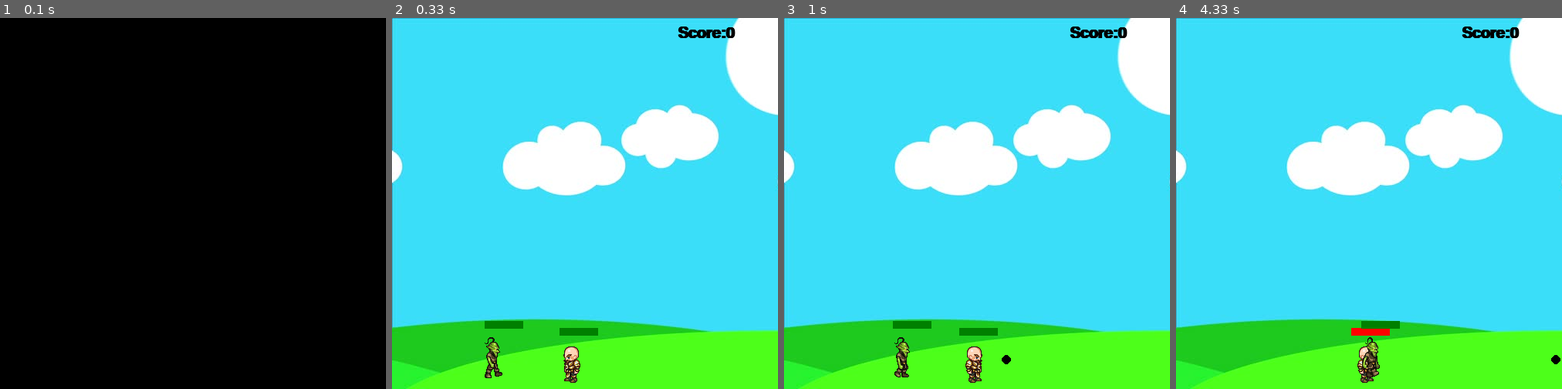
Above: before the commit, frames 1-4 (left to right).
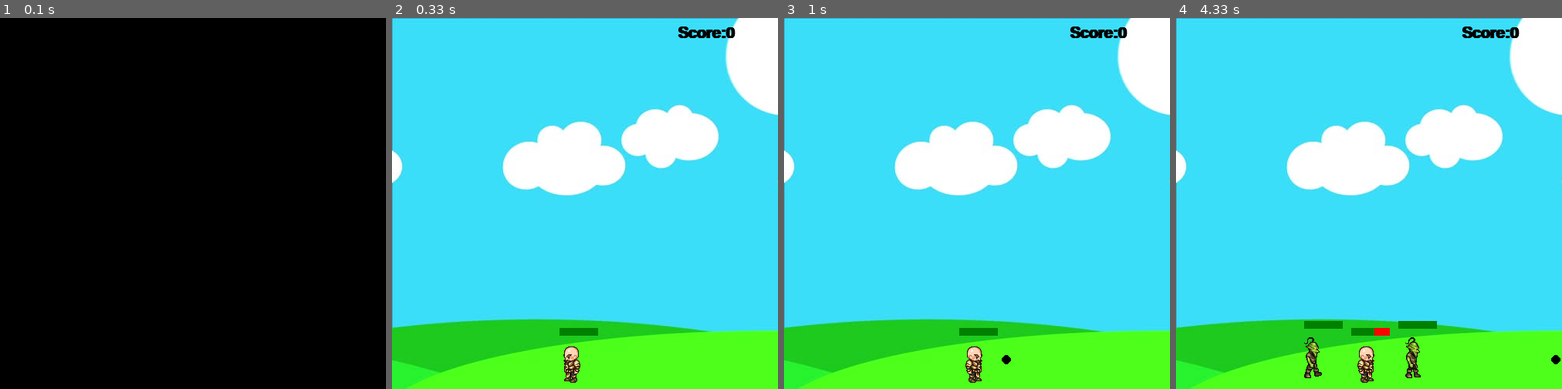
Above: after the commit, the same moments.

Repository: kk3397/pygame_firstgame
Game: pygame game, started from main.py
The game is run twice, just before and just after one commit, with the same random seed, the same clock (stepped at 60 frames per second) and the same inputs.
Inputs:
- Up to frame 1 (0.1 s): no input
- Up to frame 2 (0.33 s): no input
- Up to frame 3 (1 s): tap Space at 0.33, 0.73 s; hold Right from 0.67 s (still down)
- Up to frame 4 (4.33 s): release Right at 1.13 s; hold Up 1.17-1.47 s; tap Space at 1.23, 1.57, 2.07, 2.37, 2.63, 3.07, 3.37, 3.73, 4.23 s; hold Right 1.5-1.97 s; hold Left 2-2.53 s; hold Left 2.57-2.97 s; hold Right 3-3.63 s; hold Left 3.67-4.13 s; hold Right from 4.17 s (still down)

Frame 1 is identical in both runs. In frame 2, 0.5% of the frame differs, in the area x 24-34%, y 81-98%; in frame 3, 0.5%; in frame 4, 1.6%, in the area x 33-68%, y 81-98%.

Commit message:
added spawn system

Diff:
--- a/main.py
+++ b/main.py
@@ -1,4 +1,5 @@
 import asyncio
+import random
 
 import pygame
 
@@ -66,11 +67,12 @@
                 pygame.draw.rect(window, (0, 128, 0),
                                  (self.hitbox[0], self.hitbox[1] - 20, 50 - (5 * (10 - self.health)), 10))  # NEW
                 self.hitbox = (self.x + 17, self.y + 11, 29, 52)  # redraw hitbox everytime player gets hit
+                # draw the hitbox around the player
+               # pygame.draw.rect(window, (255, 0, 0), self.hitbox, 1    )
             else:
                 gameOverText = font.render("GAMEOVER!" , 1, (0, 0, 0))
                 window.blit(gameOverText, (250, 240))
-                # draw the hitbox around the player
-                # pygame.draw.rect(window, (255,0,0), self.hitbox, 2)
+
 
         def hit(self):
             if self.health > 0:
@@ -119,7 +121,7 @@
                 pygame.draw.rect(window, (0, 128, 0),
                                  (self.hitbox[0], self.hitbox[1] - 20, 50 - (5 * (10 - self.health)), 10))  # NEW
                 self.hitbox = (self.x + 17, self.y + 2, 31, 57)  # redraw hitbox everytime player gets hit
-                # draw the hitbox around the player
+                # draw the hitbox around the enemy
             # pygame.draw.rect(window, (255, 0, 0), self.hitbox, 2)
 
         def move(self):
@@ -144,7 +146,7 @@
                 self.health -= 1
             else:
                 self.visible = False
-            print('hit')
+            #print('hit')
 
 
     class projectile(object):
@@ -166,7 +168,8 @@
         scoreText = font.render("Score:" + str(score), 1, (0, 0, 0))
         window.blit(scoreText, (370, 10))
         man.draw(window)
-        goblin.draw(window)
+        for goblin in goblins:
+            goblin.draw(window)
         for bullet in bullets:
             bullet.draw(window)
 
@@ -177,19 +180,30 @@
     bullets = []
     shootRange = 0
     score = 0
-    goblin = enemy(100, 410, 50, 50, 300)
+
+    # Timer event constants
+    SPAWN_ENEMY_EVENT = pygame.USEREVENT + 1
+    ENEMY_SPAWN_INTERVAL = 2000  # milliseconds (2 seconds)
+
+    goblins=[]
+    pygame.time.set_timer(SPAWN_ENEMY_EVENT, ENEMY_SPAWN_INTERVAL)
+    goblin_num=2
 
     font = pygame.font.SysFont('comicsans', 30, True)
     run = True
+
+
+
     while run:
         # set fps to 27
         clock.tick(27)
-        if man.hitbox[1] < goblin.hitbox[1] + goblin.hitbox[3] and man.hitbox[1] + man.hitbox[3] > goblin.hitbox[
-            1]:  # Checks x coords
-            if man.hitbox[0] + man.hitbox[2] > goblin.hitbox[0] and man.hitbox[0] < goblin.hitbox[0] + goblin.hitbox[
-                2]:  # Checks y coords
-                if man.visible==True:
-                    man.hit()
+        for goblin in goblins:
+            if man.hitbox[1] < goblin.hitbox[1] + goblin.hitbox[3] and man.hitbox[1] + man.hitbox[3] > goblin.hitbox[
+                1]:  # Checks x coords
+                if man.hitbox[0] + man.hitbox[2] > goblin.hitbox[0] and man.hitbox[0] < goblin.hitbox[0] + goblin.hitbox[
+                    2]:  # Checks y coords
+                    if man.visible==True:
+                        man.hit()
 
         if shootRange > 0:
             shootRange += 1
@@ -200,6 +214,12 @@
         for event in pygame.event.get():
             if event.type == pygame.QUIT:
                 run = False
+            elif event.type ==SPAWN_ENEMY_EVENT:
+                if len(goblins)< goblin_num:
+                    new_goblin = enemy((random.randrange(20, 400)), 410, 64, 64, 450)
+                    goblins.append(new_goblin)
+                    print(len(goblins ))
+
         keys = pygame.key.get_pressed()
 
         if keys[pygame.K_LEFT] and man.x > man.vel:
@@ -221,7 +241,7 @@
                 facing = 1
             if len(bullets) < 5:
                 bullets.append(
-                    projectile(round(man.x + man.width // 2), round(man.y + man.height // 2), 6, (0, 0, 0), facing))
+                projectile(round(man.x + man.width // 2), round(man.y + man.height // 2), 6, (0, 0, 0), facing))
             shootRange = 1
         else:
 
@@ -244,15 +264,19 @@
                 man.jumpCount = 10
                 man.isJump = False
         for bullet in bullets:
-            # checks bullet collision to hitbox
-            if bullet.y - bullet.radius < goblin.hitbox[1] + goblin.hitbox[3] and bullet.y + bullet.radius > goblin.hitbox[
-                1]:  # Checks x coords
-                if bullet.x + bullet.radius > goblin.hitbox[0] and bullet.x - bullet.radius < goblin.hitbox[0] + \
-                        goblin.hitbox[2]:  # Checks y coords
-                    if goblin.visible == True:
-                        goblin.hit()  # calls enemy hit method
-                        score += 1
-                        bullets.pop(bullets.index(bullet))  # removes bullet from bullet list
+            for goblin in goblins:
+                # checks bullet collision to hitbox
+                if bullet.y - bullet.radius < goblin.hitbox[1] + goblin.hitbox[3] and bullet.y + bullet.radius > goblin.hitbox[
+                    1]:  # Checks x coords
+                    if bullet.x + bullet.radius > goblin.hitbox[0] and bullet.x - bullet.radius < goblin.hitbox[0] + \
+                            goblin.hitbox[2]:  # Checks y coords
+                        if goblin.visible == True:
+                            goblin.hit()  # calls enemy hit method
+                            bullets.pop(bullets.index(bullet))  # removes bullet from bullet list
+                        else:
+                            score += 5
+                            goblins.pop(goblins.index(goblin))
+
 
             if bullet.x > 0 and bullet.x < 500:
                 bullet.x += bullet.vel  # shoots bullets left or right with the speed velocity
